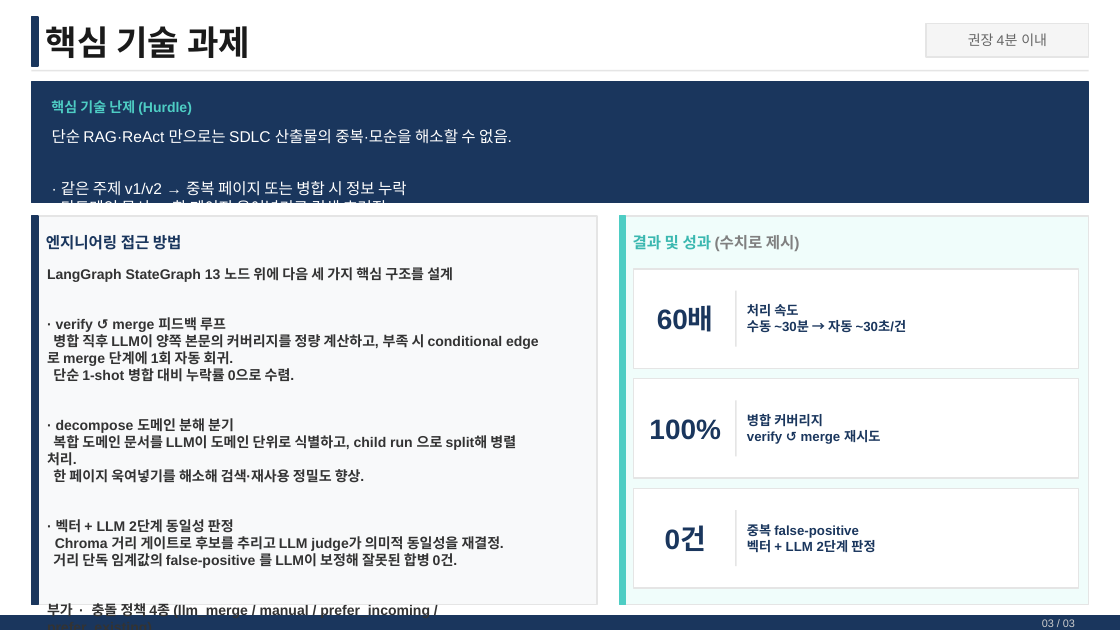
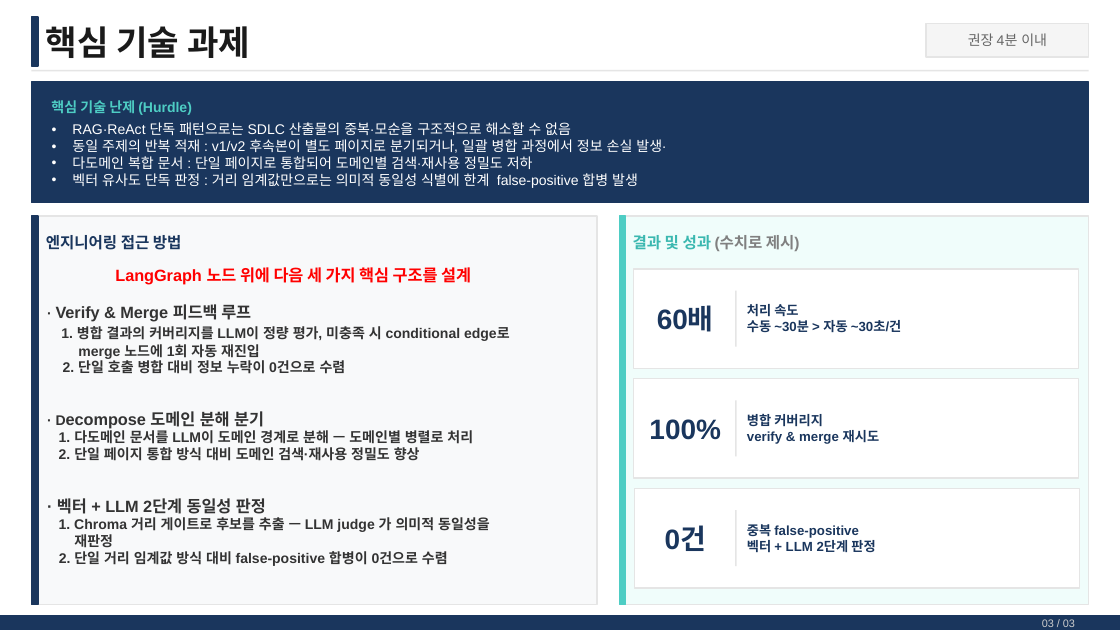
Before and after one commit to 1stguardleft/Project-Wiki-Manager, a slide deck: slide 4 of AI_Master_Project_최종발표_김종열_07131.pptx. Drawn at 1120x630 pixels with LibreOffice and Linux fonts; fonts in the diff are those of the drawing. Boxes give left, top, right and bottom in pixels: in the first picture for what was removed or moved away, otherwise in the second. Text is boxed around its words. In the diff, an @@ line names an element or a change of style, - is before the commit and + after.

```diff
--- a/AI_Master_Project_최종발표_김종열_07131.pptx
+++ b/AI_Master_Project_최종발표_김종열_07131.pptx
@@ text at (72,122,666,188): text changed; size 10 to 9 pt @@
-단순 RAG·ReAct 만으로는 SDLC 산출물의 중복·모순을 해소할 수 없음.
-· 같은 주제 v1/v2 → 중복 페이지 또는 병합 시 정보 누락
-· 다도메인 문서 → 한 페이지 욱여넣기로 검색 흐려짐
-· 벡터 유사도 단독 → false-positive 잘못된 합병
+• RAG·ReAct 단독 패턴으로는 SDLC 산출물의 중복·모순을 구조적으로 해소할 수 없음
+• 동일 주제의 반복 적재 : v1/v2 후속본이 별도 페이지로 분기되거나, 일괄 병합 과정에서 정보 손실 발생·
+• 다도메인 복합 문서 : 단일 페이지로 통합되어 도메인별 검색·재사용 정밀도 저하
+• 벡터 유사도 단독 판정 : 거리 임계값만으로는 의미적 동일성 식별에 한계 false-positive 합병 발생
@@ text at (56,267,510,461): text changed @@
-LangGraph StateGraph 13 노드 위에 다음 세 가지 핵심 구조를 설계
-· verify ↺ merge 피드백 루프
-병합 직후 LLM이 양쪽 본문의 커버리지를 정량 계산하고, 부족 시 conditional edge로 merge 단계에 1회 자동 회귀.
-단순 1-shot 병합 대비 누락률 0으로 수렴.
-· decompose 도메인 분해 분기
-복합 도메인 문서를 LLM이 도메인 단위로 식별하고, child run 으로 split해 병렬 처리.
-한 페이지 욱여넣기를 해소해 검색·재사용 정밀도 향상.
+LangGraph 노드 위에 다음 세 가지 핵심 구조를 설계
+· Verify & Merge 피드백 루프
+1. 병합 결과의 커버리지를 LLM이 정량 평가, 미충족 시 conditional edge로
+merge 노드에 1회 자동 재진입
+2. 단일 호출 병합 대비 정보 누락이 0건으로 수렴
+· Decompose 도메인 분해 분기
+1. 다도메인 문서를 LLM이 도메인 경계로 분해 — 도메인별 병렬로 처리
+2. 단일 페이지 통합 방식 대비 도메인 검색·재사용 정밀도 향상
@@ text at (747,320,902,332): text changed @@
-수동 ~30분 → 자동 ~30초/건
+수동 ~30분 > 자동 ~30초/건
@@ text at (747,430,880,444): text changed @@
-verify ↺ merge 재시도
+verify & merge 재시도
@@ text at (57,498,266,518): size 9 to 10.5 pt in "· 벡터 + LLM 2단계 동일성 판정" @@
@@ text at (59,517,490,566): text changed @@
-Chroma 거리 게이트로 후보를 추리고 LLM judge가 의미적 동일성을 재결정.
-거리 단독 임계값의 false-positive 를 LLM이 보정해 잘못된 합병 0건.
-부가 · 충돌 정책 4종 (llm_merge / manual / prefer_incoming / prefer_existing)
-의미 엣지 9종 + 상·중·하 신뢰도로 그래프 저장
+1. Chroma 거리 게이트로 후보를 추출 — LLM judge 가 의미적 동일성을
+재판정
+2. 단일 거리 임계값 방식 대비 false-positive 합병이 0건으로 수렴
```
Also in this commit, not shown: 2 other slides changed, 1 slide added, 32 other files.
